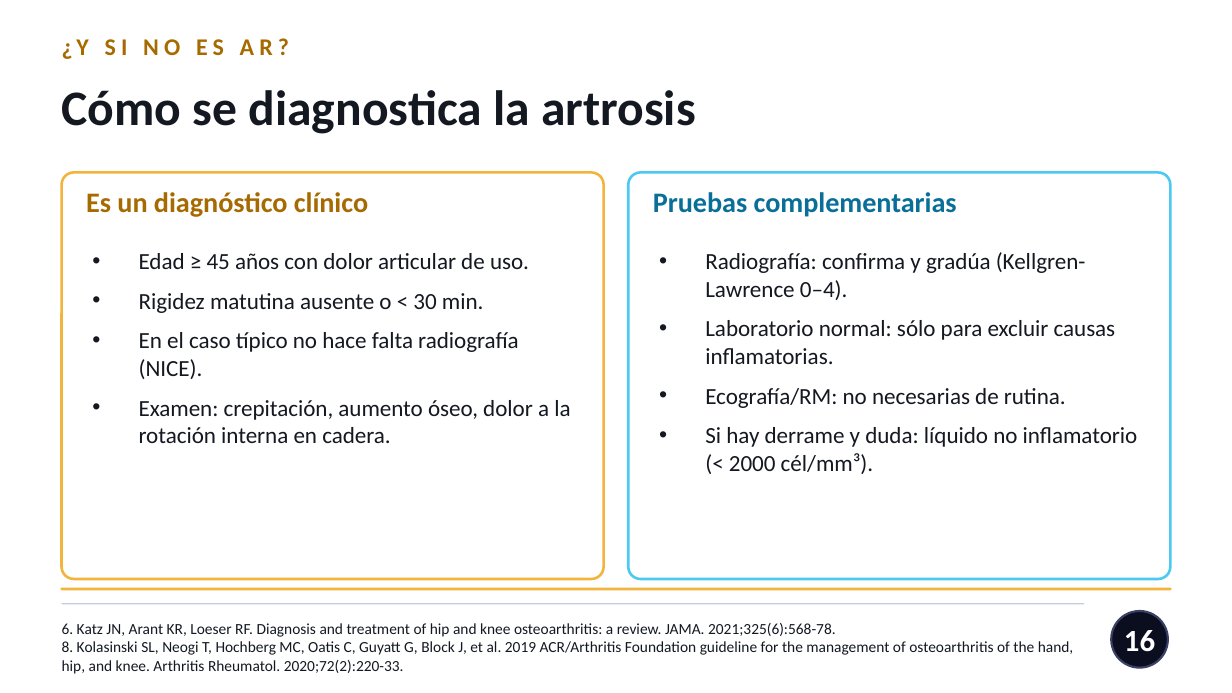
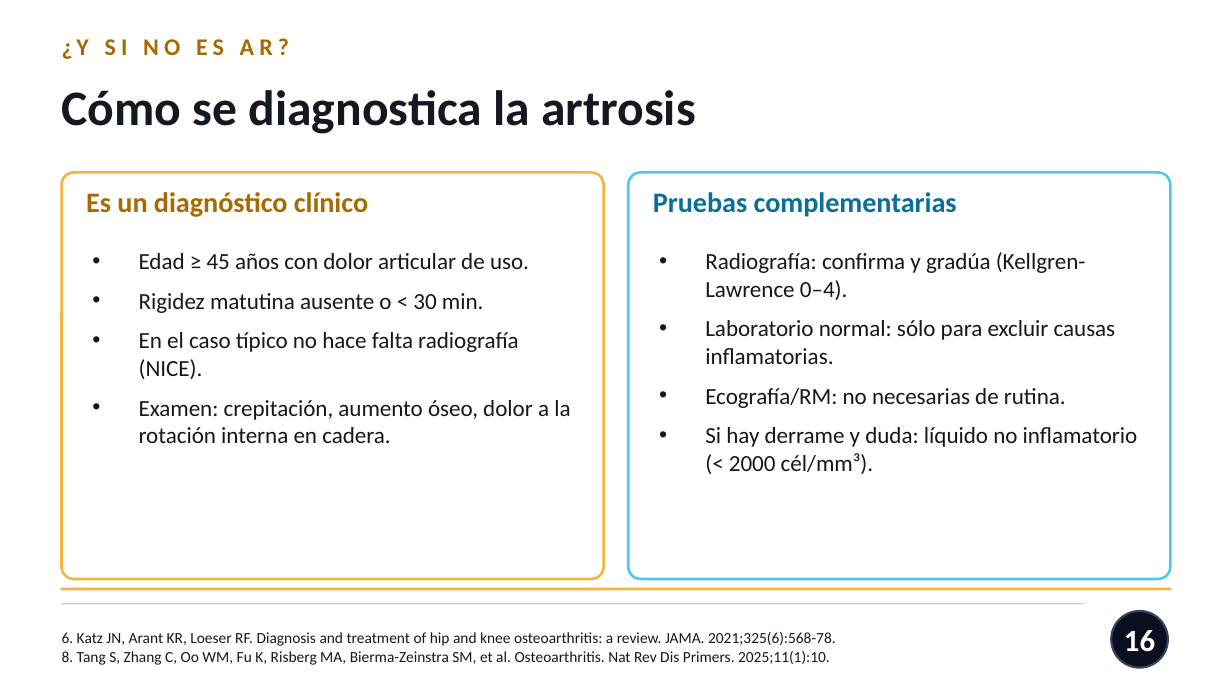
Before and after one commit to nestor120512/nes, a slide deck: slide 16 of Dx_AR_vs_artrosis.pptx. Drawn at 1232x693 pixels with LibreOffice and Linux fonts; fonts in the diff are those of the drawing. Boxes give left, top, right and bottom in pixels: in the first picture for what was removed or moved away, otherwise in the second. Text is boxed around its words. In the diff, an @@ line names an element or a change of style, - is before the commit and + after.

```diff
--- a/Dx_AR_vs_artrosis.pptx
+++ b/Dx_AR_vs_artrosis.pptx
@@ text at [62,651,830,665]: text changed @@
-8. Kolasinski SL, Neogi T, Hochberg MC, Oatis C, Guyatt G, Block J, et al. 2019 ACR/Arthritis Foundation guideline for the management of osteoarthritis of the hand, hip, and knee. Arthritis Rheumatol. 2020;72(2):220-33.
+8. Tang S, Zhang C, Oo WM, Fu K, Risberg MA, Bierma-Zeinstra SM, et al. Osteoarthritis. Nat Rev Dis Primers. 2025;11(1):10.
```
Also in this commit, not shown: 4 other slides changed.
